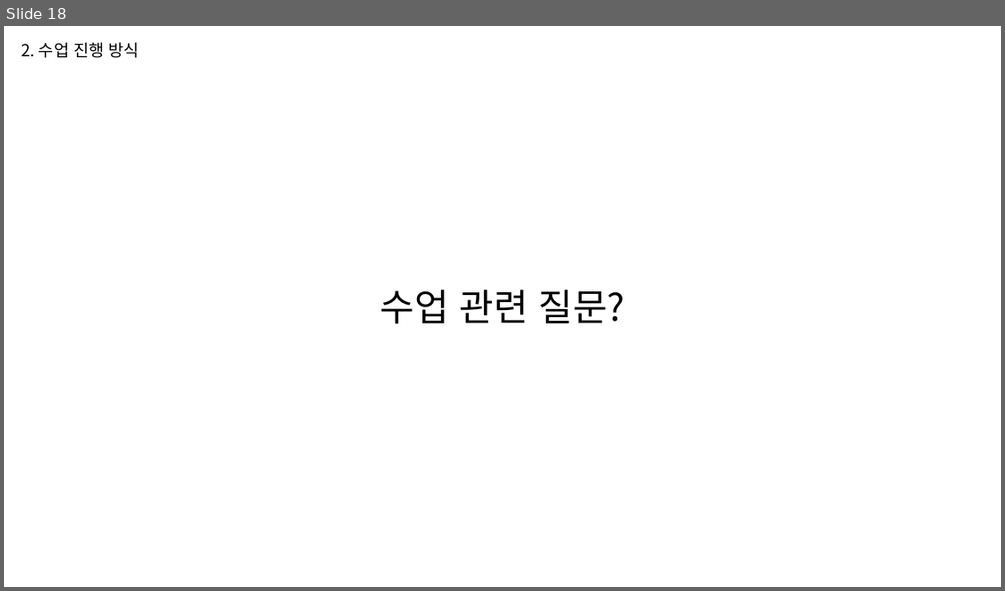
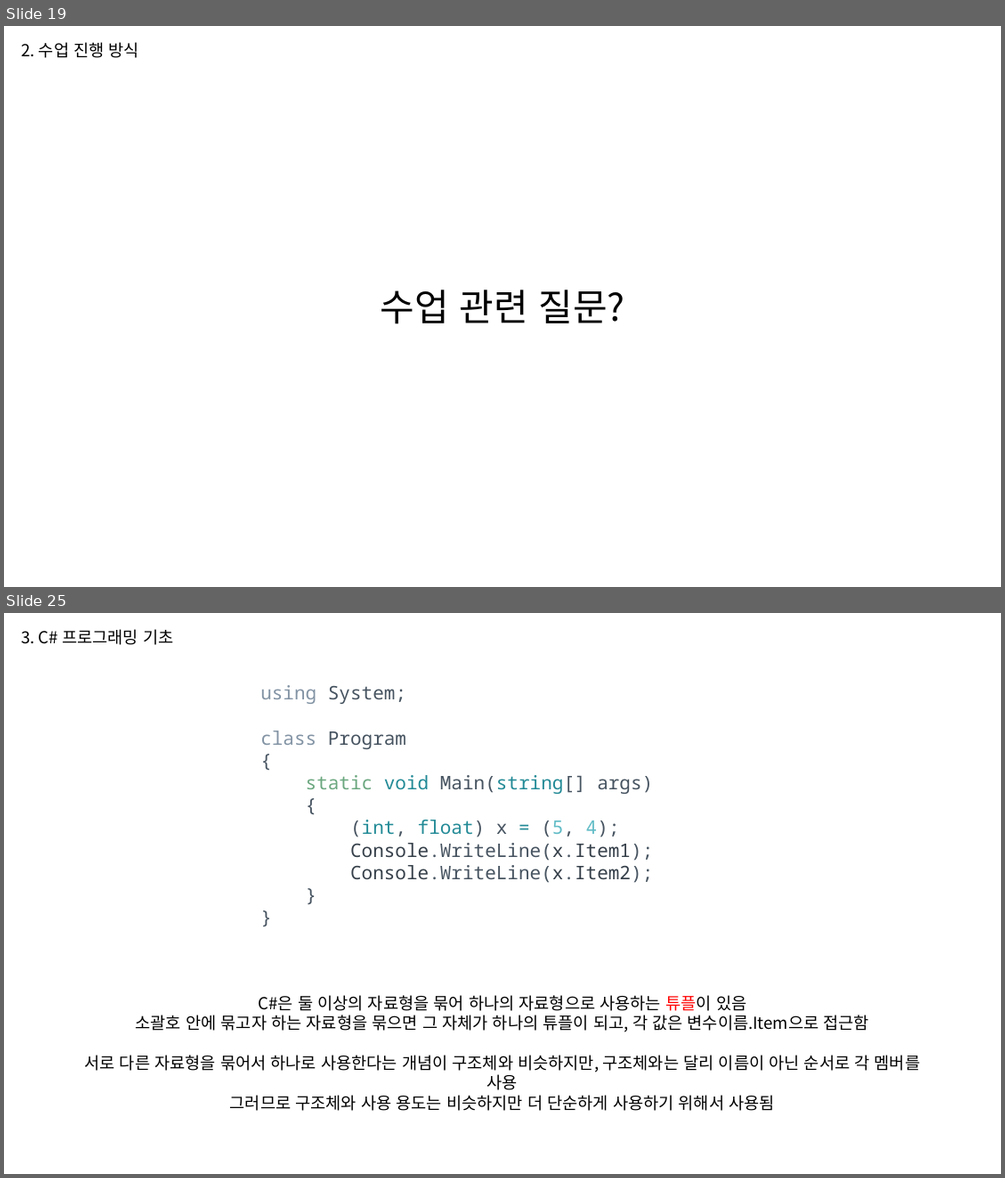
Before and after one commit to WooLyung/2023-Unity-CSharp, a slide deck: 1. C# 기초.pptx. Shown one above the other, each under a label of ours: slide 18 before the commit, slides 19 and 25 after it; the slides between them are not shown. The pictures are 1005x591 and 1005x1178 pixels, drawn with LibreOffice and Linux fonts; fonts in the diff are those of the drawing. Boxes give left, top, right and bottom in pixels: in the first picture for what was removed or moved away, otherwise in the second. Text is boxed around its words. In the diff, an @@ line names an element or a change of style, - is before the commit and + after.

```diff
--- a/1. C# 기초.pptx
+++ b/1. C# 기초.pptx
@@ slide 25 added at (x1=4, y1=613, x2=1001, y2=1174), background #FFFFFF @@
@@ text added at (x1=21, y1=629, x2=173, y2=645), 16 pt, text #000000 @@
+3. C# 프로그래밍 기초
@@ text added at (x1=260, y1=685, x2=653, y2=883), 18 pt, text #465360 @@
+using System;
+class Program
+{
+static void Main(string[] args)
+{
+(int, float) x = (5, 4);
+Console.WriteLine(x.Item1);
+Console.WriteLine(x.Item2);
+}
+}
@@ text added at (x1=85, y1=995, x2=920, y2=1111), 16 pt, text #000000 @@
+C#은 둘 이상의 자료형을 묶어 하나의 자료형으로 사용하는 튜플이 있음
+소괄호 안에 묶고자 하는 자료형을 묶으면 그 자체가 하나의 튜플이 되고, 각 값은 변수이름.Item으로 접근함
+서로 다른 자료형을 묶어서 하나로 사용한다는 개념이 구조체와 비슷하지만, 구조체와는 달리 이름이 아닌 순서로 각 멤버를 사용
+그러므로 구조체와 사용 용도는 비슷하지만 더 단순하게 사용하기 위해서 사용됨
@@ what was slide 18 is now slide 19 @@
```
Also in this commit, not shown: 10 slides changed, 7 other slides added.
